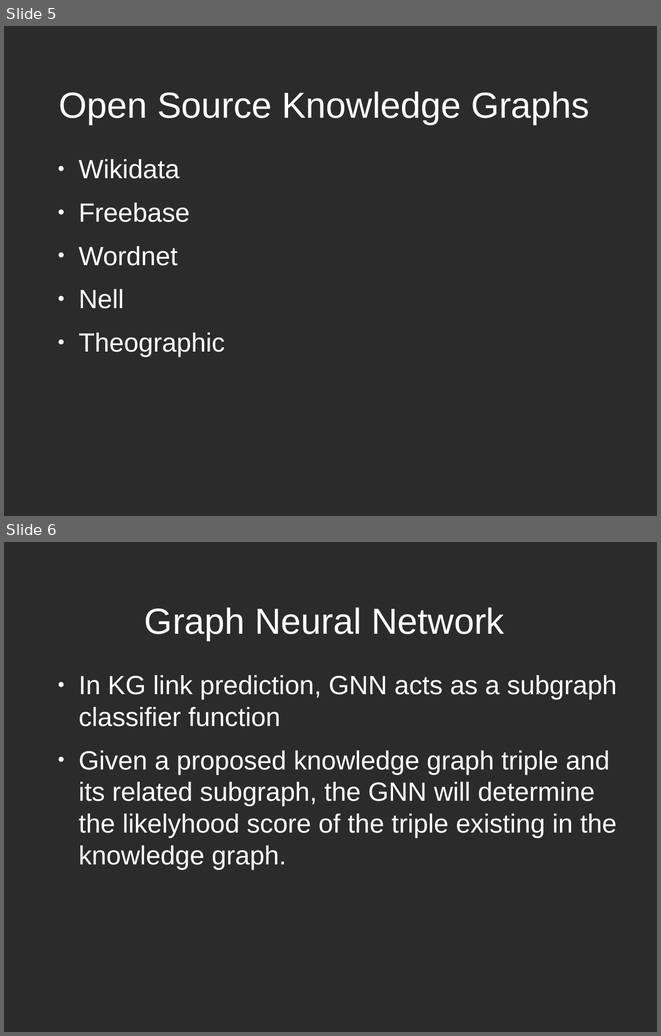
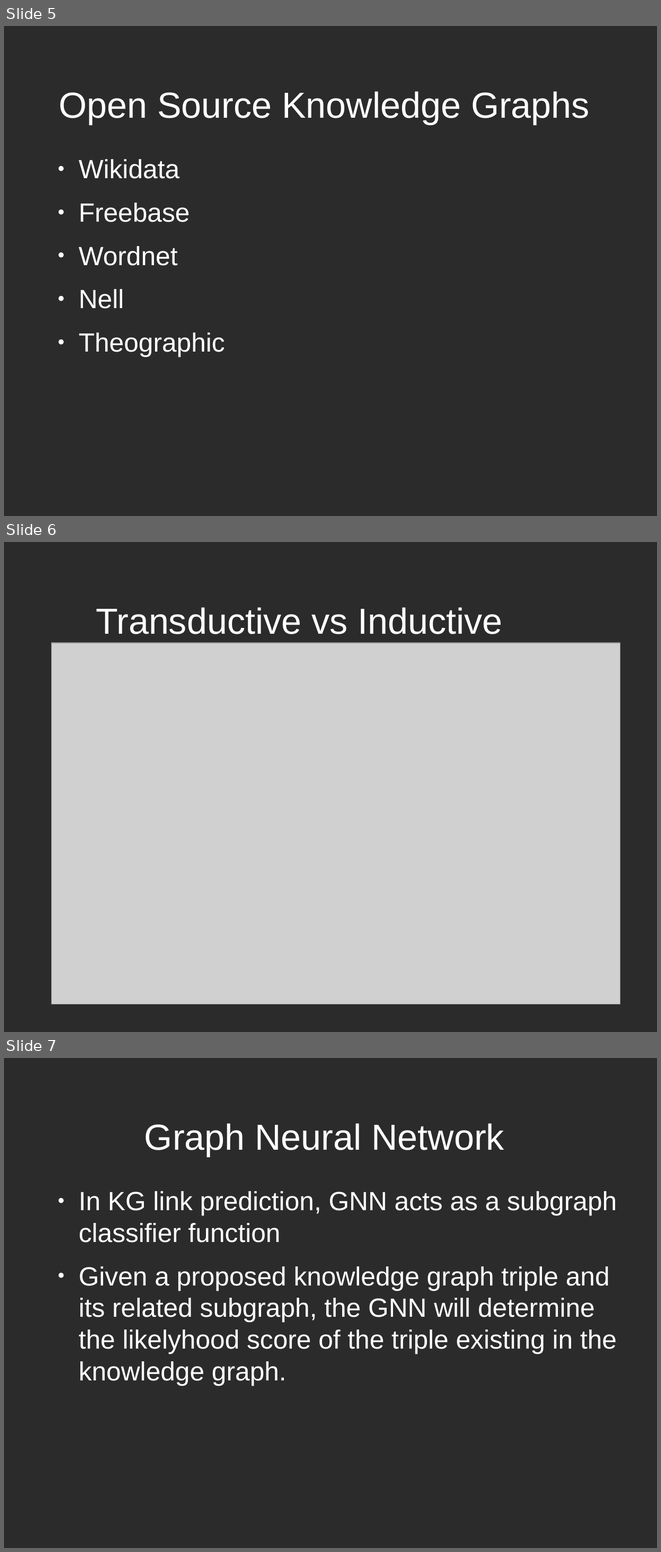
Before and after one commit to jaemuzzin/plagnn, a slide deck: presentation final.odp. Shown one above the other, each under a label of ours: slides 5 and 6 before the commit, slides 5, 6 and 7 after it. The pictures are 661x1036 and 661x1552 pixels, drawn with LibreOffice and Linux fonts; fonts in the diff are those of the drawing; grey boxes stand for pictures; background and template pictures are left out; a plain dark background stands for a picture behind light text. Boxes give left, top, right and bottom in pixels: in the first picture for what was removed or moved away, otherwise in the second. Text is boxed around its words. In the diff, an @@ line names an element or a change of style, - is before the commit and + after.

```diff
--- a/presentation final.odp
+++ b/presentation final.odp
@@ slide 6 added at (4,542,657,1032), background picture (left out) @@
@@ title added at (96,607,503,634), 44 pt, text #FFFFFF @@
+Transductive vs Inductive
@@ picture added at (51,643,620,1004) @@
@@ what was slide 6 is now slide 7 @@
```
Also in this commit, not shown: 4 other slides added.
